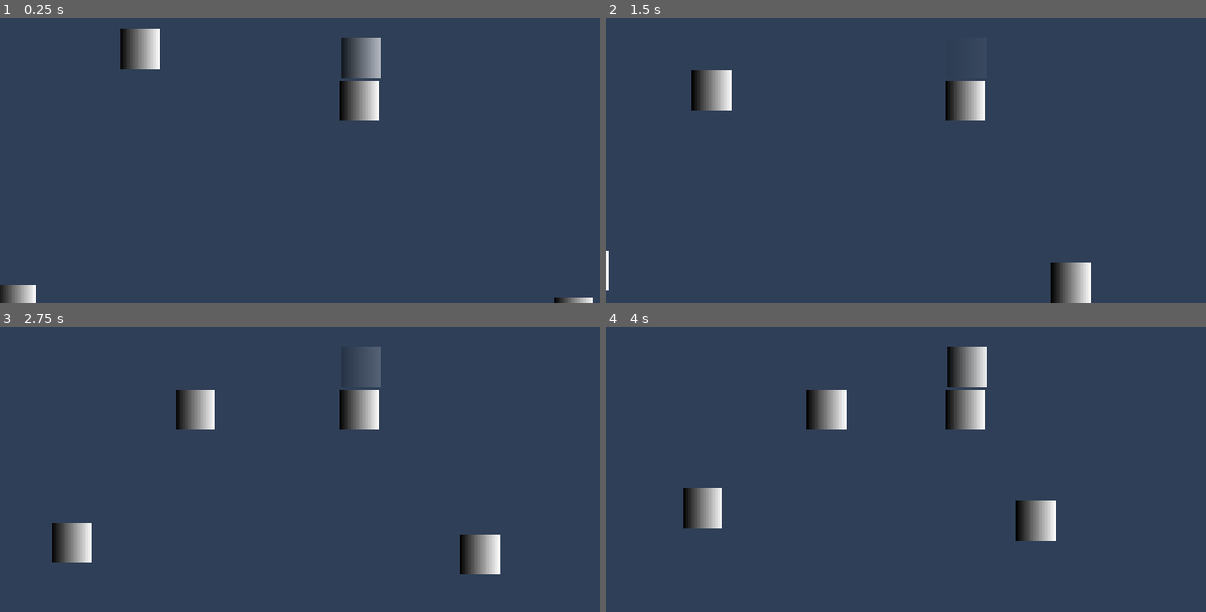
Above: before the commit, frames 1-4 (two rows, left to right).
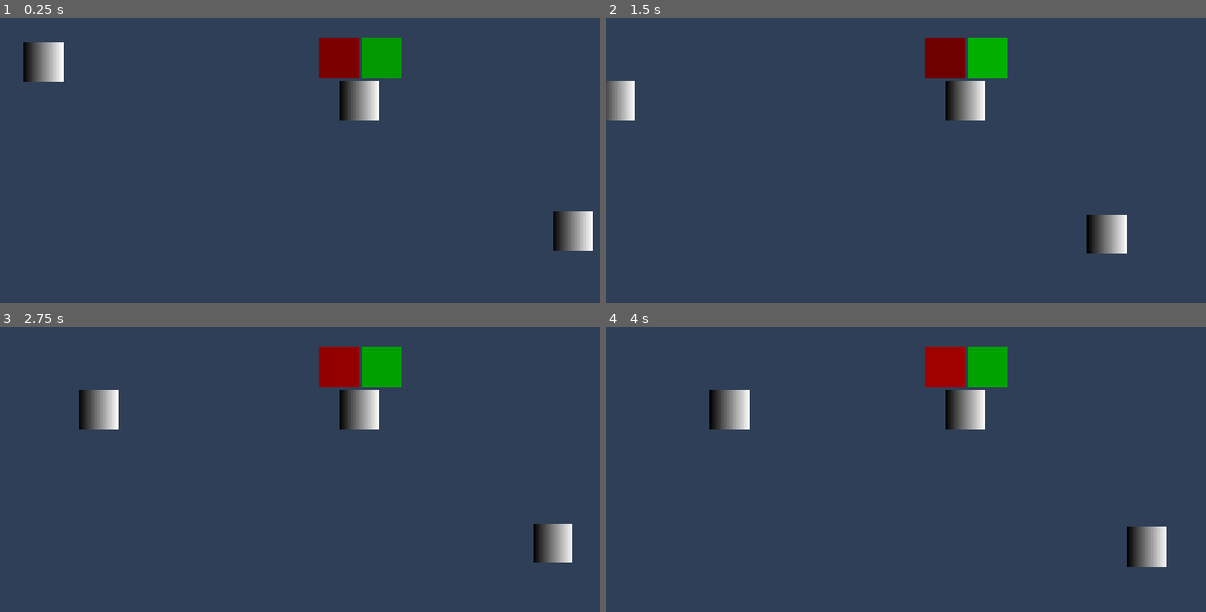
Above: after the commit, the same moments.

Repository: appellatebaton0/siege-3
Game: Godot game, scene res://scenes/main.tscn
The game is run twice, just before and just after one commit, with the same random seed, the same clock (stepped at 60 frames per second) and the same inputs.
Inputs (mouse positions are in pixels of both pictures, inside the frame that each line leads up to):
- Up to frame 1 (0.25 s): no input
- Up to frame 2 (1.5 s): tap Enter at 0.5 s; move the mouse to (1122, 80) at 0.52 s; hold D (Right) 0.53-1.25 s; click (1122, 80) at 0.67 s; tap W (Up) at 0.77 s; drag from (822, 120) to (930, 180) at 1.27 s
- Up to frame 3 (2.75 s): move the mouse to (outside the picture) at 2.02 s; hold A (Left) from 2.03 s (still down); click (outside the picture) at 2.17 s
- Up to frame 4 (4 s): release A (Left) at 2.75 s; drag from (930, 489) to (750, 349) at 2.77 s; move the mouse to (1182, 469) at 3.52 s; hold D (Right) from 3.53 s (still down); click (1182, 469) at 3.67 s; tap W (Up) at 3.77 s

The runs differ from the first frame. In frame 1, 5.1% of the frame differs, in the area x 0-99%, y 3-100%; in frame 2, 5.3%; in frame 3, 6.2%; in frame 4, 6.5%, in the area x 12-94%, y 6-85%.

Commit message:
T2 - Glow & Tracking Transmitter
Changed the pulsing to be a glow that's more intense the closer it is, and made a bulb that shows the distance to transmitters too.

Diff:
--- a/project.godot
+++ b/project.godot
@@ -10,7 +10,7 @@
 
 [application]
 
-config/name="siege-2"
+config/name="siege-3"
 run/main_scene="uid://chm3si0nicqxd"
 config/features=PackedStringArray("4.5", "Forward Plus")
 config/icon="uid://dodphawatnmqk"
@@ -30,10 +30,10 @@
 [global_group]
 
 Main=""
-Mouse=""
 Player=""
 Animator=""
 Enemy=""
+Transmitter=""
 
 [input]
 
@@ -66,11 +66,8 @@
 
 2d_physics/layer_1="Environment"
 2d_physics/layer_2="Player"
-2d_physics/layer_3="Logic"
-2d_physics/layer_4="Object"
-2d_physics/layer_5="ObjectStop"
-2d_physics/layer_6="Target"
-2d_physics/layer_7="Goal"
+2d_physics/layer_3="Enemy"
+2d_physics/layer_4="Transmitter"
 
 [rendering]
 
--- /dev/null
+++ b/scenes/actors/enemy.tscn
@@ -0,0 +1,63 @@
+[gd_scene load_steps=13 format=3 uid="uid://cjbc1gs35gjc3"]
+
+[ext_resource type="Script" uid="uid://dwh0yifrqxhcp" path="res://scripts/actor.gd" id="1_c4w8v"]
+[ext_resource type="PackedScene" uid="uid://dnd4kisf8wjau" path="res://scenes/components/cp_sprite.tscn" id="2_xwavj"]
+[ext_resource type="PackedScene" uid="uid://byojuvig761hd" path="res://scenes/components/cp_motion.tscn" id="3_nenq2"]
+[ext_resource type="Script" uid="uid://dkp1runwb4gyr" path="res://scripts/components/motion_subcomponents/motion_states/ms_follow.gd" id="4_md484"]
+[ext_resource type="Script" uid="uid://dxshna2yqd87i" path="res://scripts/dynamic_values/node/dn_singlegroup.gd" id="5_ipns3"]
+[ext_resource type="PackedScene" uid="uid://b7m0l4xy8303h" path="res://scenes/components/cp_area.tscn" id="6_iq6g4"]
+[ext_resource type="Script" uid="uid://chjx6uy3lae5m" path="res://scripts/components/area_components/acp_hitbox.gd" id="7_gwjt0"]
+[ext_resource type="Script" uid="uid://ci1ipf7vnsa63" path="res://scripts/components/area_components/acp_knockback.gd" id="8_w7k3k"]
+
+[sub_resource type="Gradient" id="Gradient_o6xl0"]
+
+[sub_resource type="GradientTexture2D" id="GradientTexture2D_tipki"]
+gradient = SubResource("Gradient_o6xl0")
+
+[sub_resource type="RectangleShape2D" id="RectangleShape2D_gwjt0"]
+size = Vector2(64, 64)
+
+[sub_resource type="RectangleShape2D" id="RectangleShape2D_w7k3k"]
+size = Vector2(66, 66)
+
+[node name="Enemy" type="Node2D" groups=["Enemy"]]
+script = ExtResource("1_c4w8v")
+metadata/_custom_type_script = "uid://dwh0yifrqxhcp"
+
+[node name="CP_Sprite" parent="." instance=ExtResource("2_xwavj")]
+texture = SubResource("GradientTexture2D_tipki")
+
+[node name="CP_Motion" parent="." instance=ExtResource("3_nenq2")]
+collision_layer = 4
+collision_mask = 3
+
+[node name="FollowMotionState" type="Node" parent="CP_Motion"]
+script = ExtResource("4_md484")
+linear_follow = Vector2(0.8, 0.8)
+metadata/_custom_type_script = "uid://dkp1runwb4gyr"
+
+[node name="DynamicSingleGroupValue" type="Node" parent="CP_Motion/FollowMotionState"]
+script = ExtResource("5_ipns3")
+group_name = "Player"
+metadata/_custom_type_script = "uid://dxshna2yqd87i"
+
+[node name="CollisionShape2D" type="CollisionShape2D" parent="CP_Motion"]
+shape = SubResource("RectangleShape2D_gwjt0")
+
+[node name="CP_Area" parent="." instance=ExtResource("6_iq6g4")]
+collision_layer = 4
+collision_mask = 2
+
+[node name="CollisionShape2D" type="CollisionShape2D" parent="CP_Area"]
+shape = SubResource("RectangleShape2D_w7k3k")
+
+[node name="HitboxAreaSubComponent" type="Node" parent="CP_Area"]
+script = ExtResource("7_gwjt0")
+collision_mask = 2
+metadata/_custom_type_script = "uid://chjx6uy3lae5m"
+
+[node name="KnockbackAreaSubComponent" type="Node" parent="CP_Area"]
+script = ExtResource("8_w7k3k")
+amount = 200.0
+collision_mask = 2
+metadata/_custom_type_script = "uid://ci1ipf7vnsa63"
--- /dev/null
+++ b/scenes/actors/player.tscn
@@ -0,0 +1,201 @@
+[gd_scene load_steps=22 format=3 uid="uid://kq0ounbc4jwp"]
+
+[ext_resource type="Script" uid="uid://dwh0yifrqxhcp" path="res://scripts/actor.gd" id="1_ypltb"]
+[ext_resource type="PackedScene" uid="uid://byojuvig761hd" path="res://scenes/components/cp_motion.tscn" id="2_nmlhc"]
+[ext_resource type="Script" uid="uid://t23ay2yfroa1" path="res://scripts/components/motion_subcomponents/motion_states/cms_float.gd" id="3_h5w3c"]
+[ext_resource type="PackedScene" uid="uid://dnd4kisf8wjau" path="res://scenes/components/cp_sprite.tscn" id="4_0878f"]
+[ext_resource type="PackedScene" uid="uid://b7m0l4xy8303h" path="res://scenes/components/cp_area.tscn" id="4_h5w3c"]
+[ext_resource type="Script" uid="uid://cjxtdojc775br" path="res://scripts/components/area_components/acp_hurtbox.gd" id="5_0878f"]
+[ext_resource type="Script" uid="uid://baaddbg8rgq1l" path="res://scripts/components/cp_modifyproperty.gd" id="5_dferu"]
+[ext_resource type="Script" uid="uid://vflwvin64hae" path="res://scripts/dynamic_values/node/dn_node.gd" id="6_t62v4"]
+[ext_resource type="Script" uid="uid://vwqwacuucle4" path="res://scripts/dynamic_values/condition/dc_manual.gd" id="7_uqfkb"]
+[ext_resource type="Script" uid="uid://cm02hnecokipo" path="res://scripts/dynamic_values/color/dcol_float.gd" id="8_642so"]
+[ext_resource type="Script" uid="uid://y2s40vn51wpl" path="res://scripts/dynamic_values/float/df_distance.gd" id="10_6a6mx"]
+[ext_resource type="Script" uid="uid://b2mer0tok1pwp" path="res://scripts/dynamic_values/float/df_modify.gd" id="11_0878f"]
+[ext_resource type="Script" uid="uid://dowhpw3v25rt4" path="res://scripts/dynamic_values/node/dn_distance.gd" id="11_j3wsw"]
+[ext_resource type="Script" uid="uid://c0rn4mlevdrf2" path="res://scripts/dynamic_values/nodes/dN_group.gd" id="12_ds2sr"]
+[ext_resource type="Script" uid="uid://dm34gcq06ckof" path="res://scripts/dynamic_values/float/df_manual.gd" id="13_6xqls"]
+
+[sub_resource type="RectangleShape2D" id="RectangleShape2D_h5w3c"]
+size = Vector2(64, 64)
+
+[sub_resource type="RectangleShape2D" id="RectangleShape2D_0878f"]
+size = Vector2(66, 66)
+
+[sub_resource type="Gradient" id="Gradient_tbgi4"]
+
+[sub_resource type="GradientTexture2D" id="GradientTexture2D_tefeu"]
+gradient = SubResource("Gradient_tbgi4")
+
+[sub_resource type="Gradient" id="Gradient_ya4ey"]
+offsets = PackedFloat32Array(1)
+colors = PackedColorArray(1, 1, 1, 1)
+
+[sub_resource type="GradientTexture2D" id="GradientTexture2D_eb6dy"]
+gradient = SubResource("Gradient_ya4ey")
+
+[node name="Player" type="Node2D" groups=["Player"]]
+script = ExtResource("1_ypltb")
+metadata/_custom_type_script = "uid://dwh0yifrqxhcp"
+
+[node name="CP_Motion" parent="." instance=ExtResource("2_nmlhc")]
+collision_layer = 2
+collision_mask = 5
+
+[node name="FloatControlMotionState" type="Node" parent="CP_Motion"]
+script = ExtResource("3_h5w3c")
+max_speed = 140.0
+acceleration = 20.0
+metadata/_custom_type_script = "uid://t23ay2yfroa1"
+
+[node name="CollisionShape2D" type="CollisionShape2D" parent="CP_Motion"]
+shape = SubResource("RectangleShape2D_h5w3c")
+
+[node name="CP_Area" parent="." instance=ExtResource("4_h5w3c")]
+collision_layer = 2
+collision_mask = 12
+
+[node name="HurtboxAreaSubComponent" type="Node" parent="CP_Area"]
+script = ExtResource("5_0878f")
+collision_mask = 4
+metadata/_custom_type_script = "uid://cjxtdojc775br"
+
+[node name="CollisionShape2D" type="CollisionShape2D" parent="CP_Area"]
+shape = SubResource("RectangleShape2D_0878f")
+
+[node name="CP_Sprite" parent="." instance=ExtResource("4_0878f")]
+texture = SubResource("GradientTexture2D_tefeu")
+
+[node name="Camera2D" type="Camera2D" parent="."]
+
+[node name="EnemyBulb" type="Sprite2D" parent="."]
+position = Vector2(-33, -68)
+texture = SubResource("GradientTexture2D_eb6dy")
+
+[node name="Glow" type="Node" parent="EnemyBulb" node_paths=PackedStringArray("new_value")]
+script = ExtResource("5_dferu")
+property = "modulate"
+new_value = NodePath("Color")
+metadata/_custom_type_script = "uid://baaddbg8rgq1l"
+
+[node name="GetBulb" type="Node" parent="EnemyBulb/Glow" node_paths=PackedStringArray("node")]
+script = ExtResource("6_t62v4")
+node = NodePath("../..")
+metadata/_custom_type_script = "uid://vflwvin64hae"
+
+[node name="Always" type="Node" parent="EnemyBulb/Glow"]
+script = ExtResource("7_uqfkb")
+metadata/_custom_type_script = "uid://vwqwacuucle4"
+
+[node name="Color" type="Node" parent="EnemyBulb/Glow" node_paths=PackedStringArray("red", "alpha")]
+script = ExtResource("8_642so")
+red = NodePath("Add1")
+alpha = NodePath("1")
+metadata/_custom_type_script = "uid://cm02hnecokipo"
+
+[node name="Add1" type="Node" parent="EnemyBulb/Glow/Color"]
+script = ExtResource("11_0878f")
+amount = 1.0
+metadata/_custom_type_script = "uid://b2mer0tok1pwp"
+
+[node name="Inverse" type="Node" parent="EnemyBulb/Glow/Color/Add1"]
+script = ExtResource("11_0878f")
+operation = 2
+amount = -1.0
+metadata/_custom_type_script = "uid://b2mer0tok1pwp"
+
+[node name="Divide" type="Node" parent="EnemyBulb/Glow/Color/Add1/Inverse" node_paths=PackedStringArray("input")]
+script = ExtResource("11_0878f")
+input = NodePath("GetDistance")
+operation = 1
+amount = 1000.0
+metadata/_custom_type_script = "uid://b2mer0tok1pwp"
+
+[node name="GetDistance" type="Node" parent="EnemyBulb/Glow/Color/Add1/Inverse/Divide"]
+script = ExtResource("10_6a6mx")
+
+[node name="GetPlayer" type="Node" parent="EnemyBulb/Glow/Color/Add1/Inverse/Divide/GetDistance" node_paths=PackedStringArray("node")]
+script = ExtResource("6_t62v4")
+node = NodePath("../../../../../../../..")
+metadata/_custom_type_script = "uid://vflwvin64hae"
+
+[node name="ClosestEnemy" type="Node" parent="EnemyBulb/Glow/Color/Add1/Inverse/Divide/GetDistance" node_paths=PackedStringArray("to")]
+script = ExtResource("11_j3wsw")
+to = NodePath("../GetPlayer")
+type = 0
+
+[node name="Enemies" type="Node" parent="EnemyBulb/Glow/Color/Add1/Inverse/Divide/GetDistance/ClosestEnemy"]
+script = ExtResource("12_ds2sr")
+group_name = "Enemy"
+metadata/_custom_type_script = "uid://c0rn4mlevdrf2"
+
+[node name="1" type="Node" parent="EnemyBulb/Glow/Color"]
+script = ExtResource("13_6xqls")
+input = 1.0
+metadata/_custom_type_script = "uid://dm34gcq06ckof"
+
+[node name="TransmitterBulb" type="Sprite2D" parent="."]
+position = Vector2(36, -69)
+texture = SubResource("GradientTexture2D_eb6dy")
+
+[node name="Glow" type="Node" parent="TransmitterBulb" node_paths=PackedStringArray("new_value")]
+script = ExtResource("5_dferu")
+property = "modulate"
+new_value = NodePath("Color")
+metadata/_custom_type_script = "uid://baaddbg8rgq1l"
+
+[node name="GetBulb" type="Node" parent="TransmitterBulb/Glow" node_paths=PackedStringArray("node")]
+script = ExtResource("6_t62v4")
+node = NodePath("../..")
+metadata/_custom_type_script = "uid://vflwvin64hae"
+
+[node name="Always" type="Node" parent="TransmitterBulb/Glow"]
+script = ExtResource("7_uqfkb")
+metadata/_custom_type_script = "uid://vwqwacuucle4"
+
+[node name="Color" type="Node" parent="TransmitterBulb/Glow" node_paths=PackedStringArray("green", "alpha")]
+script = ExtResource("8_642so")
+green = NodePath("Add1")
+alpha = NodePath("1")
+metadata/_custom_type_script = "uid://cm02hnecokipo"
+
+[node name="Add1" type="Node" parent="TransmitterBulb/Glow/Color"]
+script = ExtResource("11_0878f")
+amount = 1.0
+metadata/_custom_type_script = "uid://b2mer0tok1pwp"
+
+[node name="Inverse" type="Node" parent="TransmitterBulb/Glow/Color/Add1"]
+script = ExtResource("11_0878f")
+operation = 2
+amount = -1.0
+metadata/_custom_type_script = "uid://b2mer0tok1pwp"
+
+[node name="Divide" type="Node" parent="TransmitterBulb/Glow/Color/Add1/Inverse" node_paths=PackedStringArray("input")]
+script = ExtResource("11_0878f")
+input = NodePath("GetDistance")
+operation = 1
+amount = 1000.0
+metadata/_custom_type_script = "uid://b2mer0tok1pwp"
+
+[node name="GetDistance" type="Node" parent="TransmitterBulb/Glow/Color/Add1/Inverse/Divide"]
+script = ExtResource("10_6a6mx")
+
+[node name="GetPlayer" type="Node" parent="TransmitterBulb/Glow/Color/Add1/Inverse/Divide/GetDistance" node_paths=PackedStringArray("node")]
+script = ExtResource("6_t62v4")
+node = NodePath("../../../../../../../..")
+metadata/_custom_type_script = "uid://vflwvin64hae"
+
+[node name="ClosestTransmitter" type="Node" parent="TransmitterBulb/Glow/Color/Add1/Inverse/Divide/GetDistance" node_paths=PackedStringArray("to")]
+script = ExtResource("11_j3wsw")
+to = NodePath("../GetPlayer")
+type = 0
+
+[node name="Transmitters" type="Node" parent="TransmitterBulb/Glow/Color/Add1/Inverse/Divide/GetDistance/ClosestTransmitter"]
+script = ExtResource("12_ds2sr")
+group_name = "Transmitter"
+metadata/_custom_type_script = "uid://c0rn4mlevdrf2"
+
+[node name="1" type="Node" parent="TransmitterBulb/Glow/Color"]
+script = ExtResource("13_6xqls")
+input = 1.0
+metadata/_custom_type_script = "uid://dm34gcq06ckof"
--- a/scenes/main.tscn
+++ b/scenes/main.tscn
@@ -1,166 +1,35 @@
-[gd_scene load_steps=22 format=3 uid="uid://chm3si0nicqxd"]
+[gd_scene load_steps=9 format=3 uid="uid://chm3si0nicqxd"]
 
+[ext_resource type="PackedScene" uid="uid://kq0ounbc4jwp" path="res://scenes/actors/player.tscn" id="1_o5qli"]
 [ext_resource type="Script" uid="uid://dwh0yifrqxhcp" path="res://scripts/actor.gd" id="1_sugp2"]
-[ext_resource type="PackedScene" uid="uid://byojuvig761hd" path="res://scenes/components/cp_motion.tscn" id="2_jyhfs"]
-[ext_resource type="Script" uid="uid://t23ay2yfroa1" path="res://scripts/components/motion_subcomponents/motion_states/cms_float.gd" id="3_tbgi4"]
+[ext_resource type="PackedScene" uid="uid://cjbc1gs35gjc3" path="res://scenes/actors/enemy.tscn" id="2_0wfyh"]
 [ext_resource type="PackedScene" uid="uid://dnd4kisf8wjau" path="res://scenes/components/cp_sprite.tscn" id="4_jyhfs"]
-[ext_resource type="Script" uid="uid://baaddbg8rgq1l" path="res://scripts/components/cp_modifyproperty.gd" id="5_choun"]
-[ext_resource type="Script" uid="uid://dkp1runwb4gyr" path="res://scripts/components/motion_subcomponents/motion_states/ms_follow.gd" id="5_tefeu"]
-[ext_resource type="Script" uid="uid://vflwvin64hae" path="res://scripts/dynamic_values/node/dn_node.gd" id="6_85g3d"]
-[ext_resource type="Script" uid="uid://vwqwacuucle4" path="res://scripts/dynamic_values/condition/dc_manual.gd" id="7_ya4ey"]
-[ext_resource type="Script" uid="uid://8nqlfg7k3j3j" path="res://scripts/dynamic_values/float/df_pulse.gd" id="8_eb6dy"]
-[ext_resource type="Script" uid="uid://cm02hnecokipo" path="res://scripts/dynamic_values/color/dcol_float.gd" id="8_trceg"]
-[ext_resource type="Script" uid="uid://y2s40vn51wpl" path="res://scripts/dynamic_values/float/df_distance.gd" id="9_ya4ey"]
-[ext_resource type="Script" uid="uid://dm34gcq06ckof" path="res://scripts/dynamic_values/float/df_manual.gd" id="11_a8y0u"]
-[ext_resource type="Script" uid="uid://dowhpw3v25rt4" path="res://scripts/dynamic_values/node/dn_distance.gd" id="11_jkv2x"]
-[ext_resource type="Script" uid="uid://c0rn4mlevdrf2" path="res://scripts/dynamic_values/nodes/dN_group.gd" id="12_jkv2x"]
-[ext_resource type="Script" uid="uid://dxshna2yqd87i" path="res://scripts/dynamic_values/node/dn_singlegroup.gd" id="13_0ld40"]
+[ext_resource type="PackedScene" uid="uid://b7m0l4xy8303h" path="res://scenes/components/cp_area.tscn" id="5_tbgi4"]
 
-[sub_resource type="Gradient" id="Gradient_tbgi4"]
+[sub_resource type="Gradient" id="Gradient_tefeu"]
 
-[sub_resource type="GradientTexture2D" id="GradientTexture2D_tefeu"]
-gradient = SubResource("Gradient_tbgi4")
+[sub_resource type="GradientTexture2D" id="GradientTexture2D_o6xl0"]
+gradient = SubResource("Gradient_tefeu")
 
-[sub_resource type="Gradient" id="Gradient_ya4ey"]
-
-[sub_resource type="GradientTexture2D" id="GradientTexture2D_eb6dy"]
-gradient = SubResource("Gradient_ya4ey")
-
-[sub_resource type="Gradient" id="Gradient_o6xl0"]
-
-[sub_resource type="GradientTexture2D" id="GradientTexture2D_tipki"]
-gradient = SubResource("Gradient_o6xl0")
+[sub_resource type="RectangleShape2D" id="RectangleShape2D_tipki"]
+size = Vector2(64, 64)
 
 [node name="Main" type="Node" groups=["Main"]]
 
-[node name="Player" type="Node2D" parent="." groups=["Player"]]
+[node name="Player" parent="." instance=ExtResource("1_o5qli")]
+
+[node name="Enemy" parent="." instance=ExtResource("2_0wfyh")]
+position = Vector2(-519, -74)
+
+[node name="Transmitter" type="Node2D" parent="." groups=["Transmitter"]]
+position = Vector2(342, 209)
 script = ExtResource("1_sugp2")
 metadata/_custom_type_script = "uid://dwh0yifrqxhcp"
 
-[node name="CP_Motion" parent="Player" instance=ExtResource("2_jyhfs")]
+[node name="CP_Sprite" parent="Transmitter" instance=ExtResource("4_jyhfs")]
+texture = SubResource("GradientTexture2D_o6xl0")
 
-[node name="FloatControlMotionState" type="Node" parent="Player/CP_Motion"]
-script = ExtResource("3_tbgi4")
-max_speed = 140.0
-acceleration = 20.0
-metadata/_custom_type_script = "uid://t23ay2yfroa1"
+[node name="CP_Area" parent="Transmitter" instance=ExtResource("5_tbgi4")]
 
-[node name="CP_Sprite" parent="Player" instance=ExtResource("4_jyhfs")]
-texture = SubResource("GradientTexture2D_tefeu")
-
-[node name="Camera2D" type="Camera2D" parent="Player"]
-
-[node name="Sprite2D" type="Sprite2D" parent="Player"]
-position = Vector2(3, -68)
-texture = SubResource("GradientTexture2D_eb6dy")
-
-[node name="Pulse" type="Node" parent="Player/Sprite2D" node_paths=PackedStringArray("new_value")]
-script = ExtResource("5_choun")
-property = "modulate"
-new_value = NodePath("Color")
-metadata/_custom_type_script = "uid://baaddbg8rgq1l"
-
-[node name="GetBulb" type="Node" parent="Player/Sprite2D/Pulse" node_paths=PackedStringArray("node")]
-script = ExtResource("6_85g3d")
-node = NodePath("../..")
-metadata/_custom_type_script = "uid://vflwvin64hae"
-
-[node name="Always" type="Node" parent="Player/Sprite2D/Pulse"]
-script = ExtResource("7_ya4ey")
-metadata/_custom_type_script = "uid://vwqwacuucle4"
-
-[node name="Color" type="Node" parent="Player/Sprite2D/Pulse" node_paths=PackedStringArray("red", "green", "blue", "alpha")]
-script = ExtResource("8_trceg")
-red = NodePath("1")
-green = NodePath("1")
-blue = NodePath("1")
-alpha = NodePath("Timer")
-metadata/_custom_type_script = "uid://cm02hnecokipo"
-
-[node name="Timer" type="Node" parent="Player/Sprite2D/Pulse/Color"]
-script = ExtResource("8_eb6dy")
-max_time_multiplier = 0.001
-reverse = true
-
-[node name="GetDistance" type="Node" parent="Player/Sprite2D/Pulse/Color/Timer"]
-script = ExtResource("9_ya4ey")
-
-[node name="GetPlayer" type="Node" parent="Player/Sprite2D/Pulse/Color/Timer/GetDistance" node_paths=PackedStringArray("node")]
-script = ExtResource("6_85g3d")
-node = NodePath("../../../../../..")
-metadata/_custom_type_script = "uid://vflwvin64hae"
-
-[node name="ClosestEnemy" type="Node" parent="Player/Sprite2D/Pulse/Color/Timer/GetDistance" node_paths=PackedStringArray("to")]
-script = ExtResource("11_jkv2x")
-to = NodePath("../GetPlayer")
-type = 0
-
-[node name="Enemies" type="Node" parent="Player/Sprite2D/Pulse/Color/Timer/GetDistance/ClosestEnemy"]
-script = ExtResource("12_jkv2x")
-group_name = "Enemy"
-metadata/_custom_type_script = "uid://c0rn4mlevdrf2"
-
-[node name="1" type="Node" parent="Player/Sprite2D/Pulse/Color"]
-script = ExtResource("11_a8y0u")
-input = 1.0
-metadata/_custom_type_script = "uid://dm34gcq06ckof"
-
-[node name="Enemy" type="Node2D" parent="." groups=["Enemy"]]
-position = Vector2(-562, 339)
-script = ExtResource("1_sugp2")
-metadata/_custom_type_script = "uid://dwh0yifrqxhcp"
-
-[node name="CP_Sprite" parent="Enemy" instance=ExtResource("4_jyhfs")]
-texture = SubResource("GradientTexture2D_tipki")
-
-[node name="CP_Motion" parent="Enemy" instance=ExtResource("2_jyhfs")]
-
-[node name="FollowMotionState" type="Node" parent="Enemy/CP_Motion"]
-script = ExtResource("5_tefeu")
-linear_follow = Vector2(0.8, 0.8)
-metadata/_custom_type_script = "uid://dkp1runwb4gyr"
-
-[node name="DynamicSingleGroupValue" type="Node" parent="Enemy/CP_Motion/FollowMotionState"]
-script = ExtResource("13_0ld40")
-group_name = "Player"
-metadata/_custom_type_script = "uid://dxshna2yqd87i"
-
-[node name="Enemy2" type="Node2D" parent="." groups=["Enemy"]]
-position = Vector2(356, 359)
-script = ExtResource("1_sugp2")
-metadata/_custom_type_script = "uid://dwh0yifrqxhcp"
-
-[node name="CP_Sprite" parent="Enemy2" instance=ExtResource("4_jyhfs")]
-texture = SubResource("GradientTexture2D_tipki")
-
-[node name="CP_Motion" parent="Enemy2" instance=ExtResource("2_jyhfs")]
-
-[node name="FollowMotionState" type="Node" parent="Enemy2/CP_Motion"]
-script = ExtResource("5_tefeu")
-linear_follow = Vector2(0.8, 0.8)
-metadata/_custom_type_script = "uid://dkp1runwb4gyr"
-
-[node name="DynamicSingleGroupValue" type="Node" parent="Enemy2/CP_Motion/FollowMotionState"]
-script = ExtResource("13_0ld40")
-group_name = "Player"
-metadata/_custom_type_script = "uid://dxshna2yqd87i"
-
-[node name="Enemy3" type="Node2D" parent="." groups=["Enemy"]]
-position = Vector2(-364, -94)
-script = ExtResource("1_sugp2")
-metadata/_custom_type_script = "uid://dwh0yifrqxhcp"
-
-[node name="CP_Sprite" parent="Enemy3" instance=ExtResource("4_jyhfs")]
-texture = SubResource("GradientTexture2D_tipki")
-
-[node name="CP_Motion" parent="Enemy3" instance=ExtResource("2_jyhfs")]
-
-[node name="FollowMotionState" type="Node" parent="Enemy3/CP_Motion"]
-script = ExtResource("5_tefeu")
-linear_follow = Vector2(0.8, 0.8)
-metadata/_custom_type_script = "uid://dkp1runwb4gyr"
-
-[node name="DynamicSingleGroupValue" type="Node" parent="Enemy3/CP_Motion/FollowMotionState"]
-script = ExtResource("13_0ld40")
-group_name = "Player"
-metadata/_custom_type_script = "uid://dxshna2yqd87i"
+[node name="CollisionShape2D" type="CollisionShape2D" parent="Transmitter/CP_Area"]
+shape = SubResource("RectangleShape2D_tipki")
--- a/scripts/dynamic_values/node/dn_distance.gd
+++ b/scripts/dynamic_values/node/dn_distance.gd
@@ -17,7 +17,6 @@
 			options = child
 		elif child is DynamicNodeValue and to == null:
 			to = child
-	print(options.value())
 
 func value() -> Node:
 	if options != null and to != null:
@@ -30,7 +29,6 @@
 
 			for node in opt_nodes:
 				if node is Node2D:
-					print(best)
 					var this_distance = node.global_position.distance_to(to_node.global_position)
 
 					## If none's been set, just use this one.
